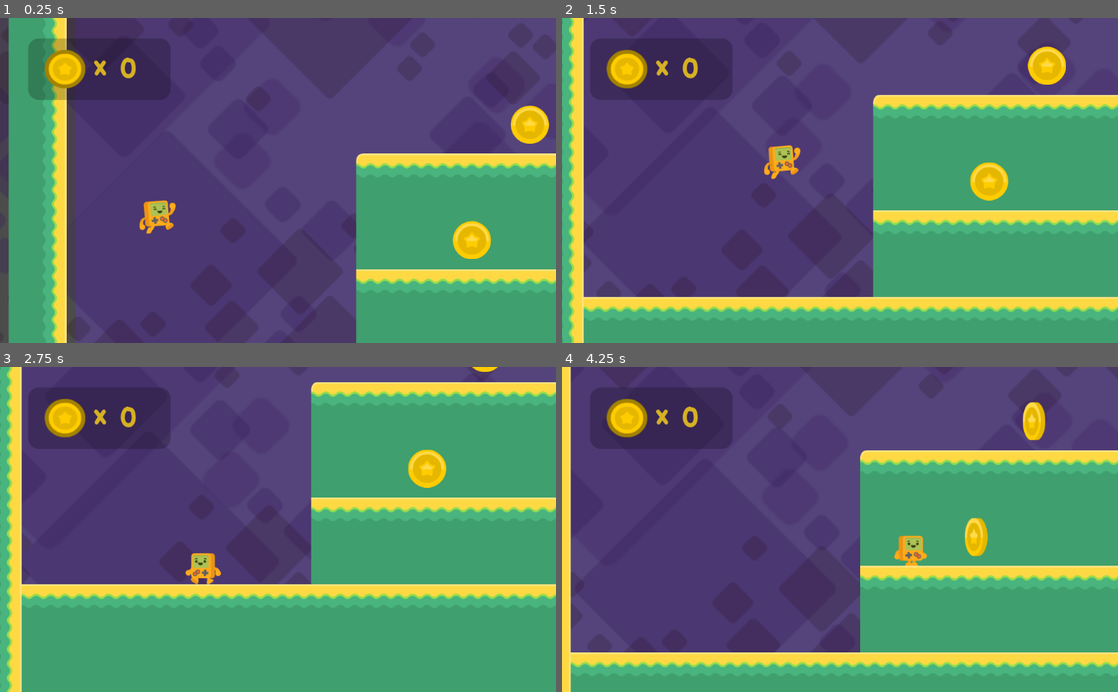
Above: before the commit, frames 1-4 (two rows, left to right).
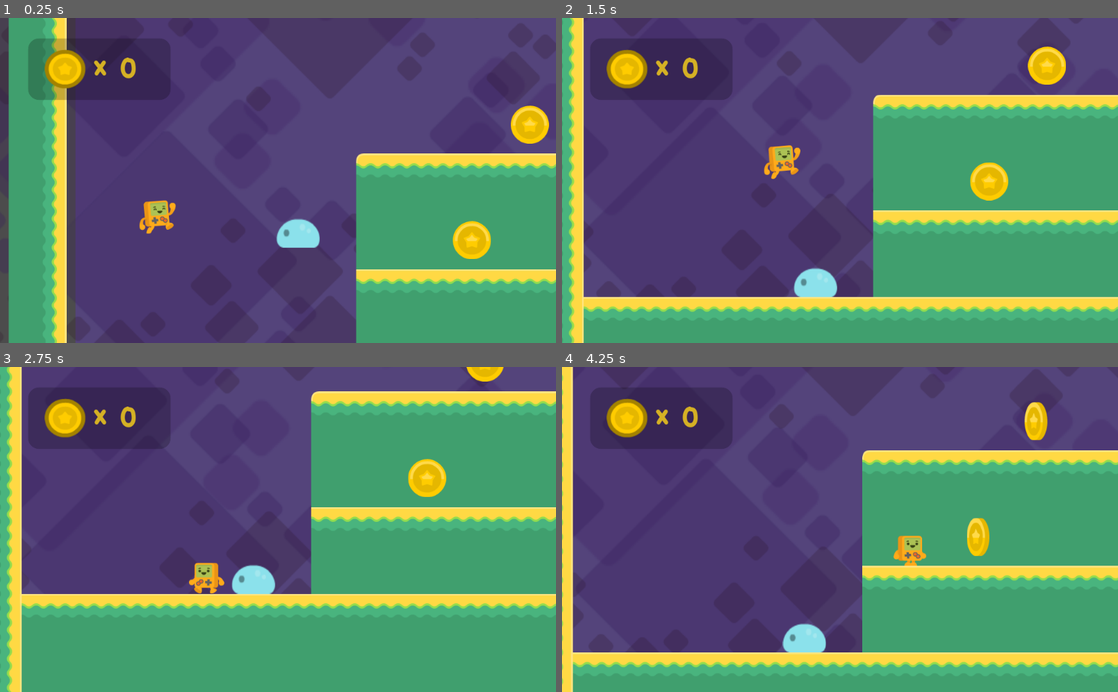
Above: after the commit, the same moments.

Repository: nkpresh/platforme-Game
Game: Godot game, scene res://Level1.tscn
Two runs of this game, one before a commit and one after it. Both use one fixed random seed, a clock stepped at 60 frames per second and the inputs below.
Inputs:
- Up to frame 1 (0.25 s): no input
- Up to frame 2 (1.5 s): hold Right (right) from 0.53 s (still down); tap Up (jump) at 0.77 s
- Up to frame 3 (2.75 s): tap Up (jump) at 1.52 s; release Right (right) at 2.03 s; hold Left (left) from 2.03 s (still down)
- Up to frame 4 (4.25 s): release Left (left) at 2.78 s; hold Right (right) from 2.78 s (still down); tap Up (jump) at 3.02, 3.77 s

The runs differ from the first frame. In frame 1, 0.6% of the frame differs, in the area x 49-58%, y 61-71%; in frame 2, 0.6%; in frame 3, 16%, in the area x 1-100%, y 0-100%; in frame 4, 3.5%.

Commit message:
first Commit

Diff:
--- a/Level1.tscn
+++ b/Level1.tscn
@@ -9,6 +9,7 @@
 [ext_resource path="res://assets/HUD/coin_gold.png" type="Texture" id=7]
 [ext_resource path="res://assets/fonts/BalsamiqSans-Bold.ttf" type="DynamicFontData" id=8]
 [ext_resource path="res://HUD.gd" type="Script" id=9]
+[ext_resource path="res://enemy.tscn" type="PackedScene" id=10]
 
 [sub_resource type="RectangleShape2D" id=1]
 extents = Vector2( 288, 32 )
@@ -189,17 +190,22 @@
 "_edit_use_anchors_": false
 }
 
-[node name="Node2D" type="Node2D" parent="."]
+[node name="coins" type="Node2D" parent="."]
 position = Vector2( -256, 192 )
 
-[node name="Coin" parent="Node2D" instance=ExtResource( 6 )]
-
-[node name="Coin2" parent="Node2D" instance=ExtResource( 6 )]
+[node name="Coin" parent="coins" instance=ExtResource( 6 )]
+
+[node name="Coin2" parent="coins" instance=ExtResource( 6 )]
 position = Vector2( 128, -256 )
 
-[node name="Coin3" parent="Node2D" instance=ExtResource( 6 )]
+[node name="Coin3" parent="coins" instance=ExtResource( 6 )]
 position = Vector2( 1024, 0 )
+
+[node name="enemies" type="Node" parent="."]
+
+[node name="enemy" parent="enemies" instance=ExtResource( 10 )]
+position = Vector2( -640, 128 )
 [connection signal="body_entered" from="fallzone" to="steve" method="_on_fallzone_body_entered"]
-[connection signal="coin_collected" from="Node2D/Coin" to="HUD" method="_on_Coin_coin_collected"]
-[connection signal="coin_collected" from="Node2D/Coin2" to="HUD" method="_on_Coin_coin_collected"]
-[connection signal="coin_collected" from="Node2D/Coin3" to="HUD" method="_on_Coin_coin_collected"]
+[connection signal="coin_collected" from="coins/Coin" to="HUD" method="_on_Coin_coin_collected"]
+[connection signal="coin_collected" from="coins/Coin2" to="HUD" method="_on_Coin_coin_collected"]
+[connection signal="coin_collected" from="coins/Coin3" to="HUD" method="_on_Coin_coin_collected"]
--- /dev/null
+++ b/enemy.gd
@@ -0,0 +1,12 @@
+extends KinematicBody2D
+var velocity=Vector2()
+
+
+func _ready():
+	pass
+
+
+func _physics_process(delta):
+	velocity.y+=20
+
+	move_and_slide(velocity,Vector2.UP)
--- /dev/null
+++ b/enemy.tscn
@@ -0,0 +1,30 @@
+[gd_scene load_steps=6 format=2]
+
+[ext_resource path="res://enemy.gd" type="Script" id=1]
+[ext_resource path="res://assets/enemy-sprites/enemies/slimeBlue_blue.png" type="Texture" id=2]
+[ext_resource path="res://assets/enemy-sprites/enemies/slimeBlue.png" type="Texture" id=3]
+
+[sub_resource type="SpriteFrames" id=3]
+animations = [ {
+"frames": [ ExtResource( 3 ), ExtResource( 2 ) ],
+"loop": true,
+"name": "default",
+"speed": 5.0
+} ]
+
+[sub_resource type="RectangleShape2D" id=2]
+extents = Vector2( 37.7133, 24.2792 )
+
+[node name="enemy" type="KinematicBody2D"]
+script = ExtResource( 1 )
+
+[node name="Sprite" type="AnimatedSprite" parent="."]
+position = Vector2( -7.56103, -30.2679 )
+scale = Vector2( 1.68421, 2.13235 )
+frames = SubResource( 3 )
+frame = 1
+offset = Vector2( 4.48936, 16.1877 )
+
+[node name="CollisionShape2D" type="CollisionShape2D" parent="."]
+position = Vector2( 1.47157, 16 )
+shape = SubResource( 2 )
Not shown, added: .mono/metadata/ide_messaging_meta.txt
Not shown: 1 places in Level1.tscn that only renumber resources
Not shown: 3 places in world_tileset.tres that only renumber resources
